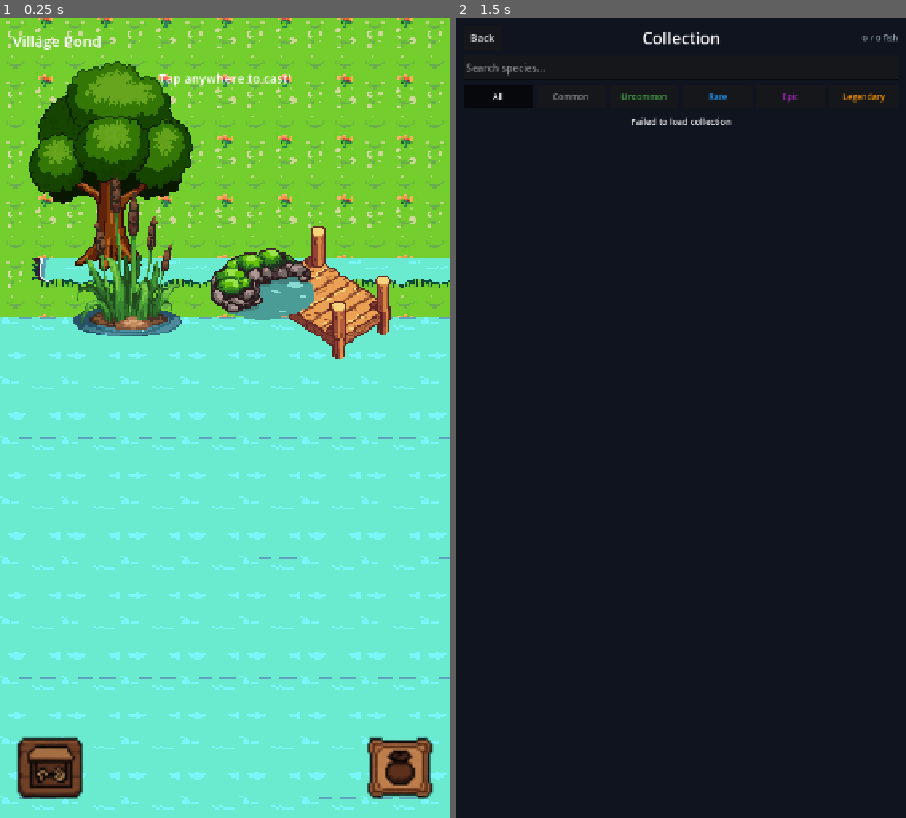
Above: before the commit, frames 1-2 (left to right).
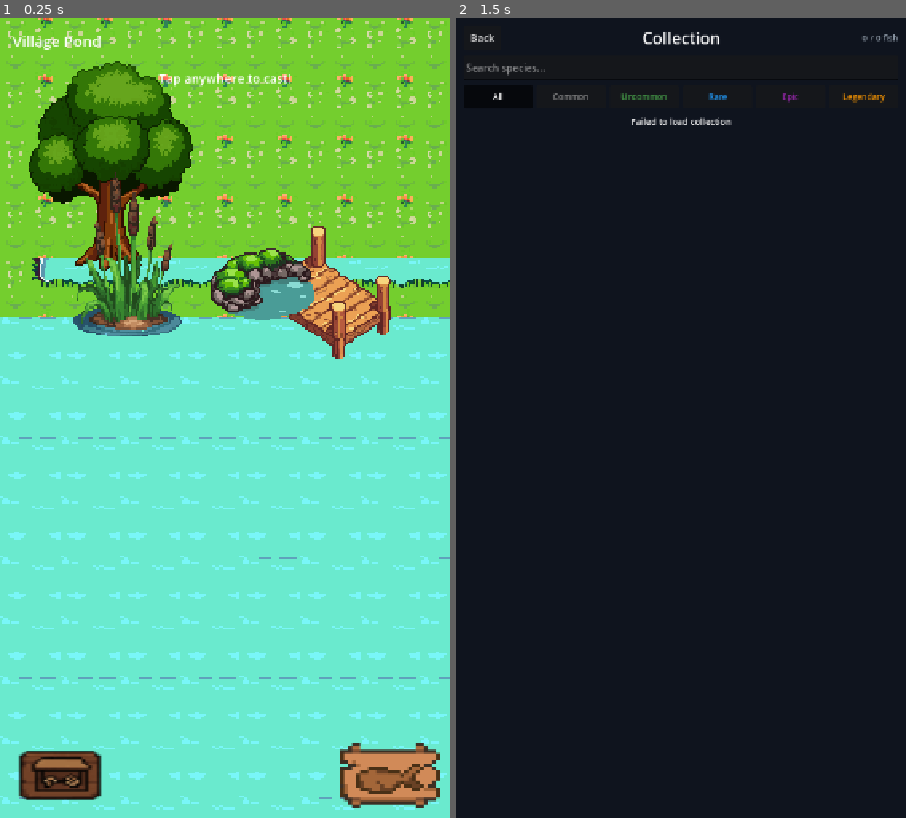
Above: after the commit, the same moments.

Repository: seekermarcel/tacklefish-mvp
Game: Godot game, scene res://scenes/fishing/fishing.tscn
Same seed, same stepped clock (60 frames per second), same inputs: the game is played once before the commit and once after it. This scene is started directly instead of the project's main scene.
Inputs (mouse positions are in pixels of both pictures, inside the frame that each line leads up to; where the layout moved, square brackets give the same spot in the first picture):
- Up to frame 1 (0.25 s): no input
- Up to frame 2 (1.5 s): click (514, 778) [505, 770] at 0.5 s; click (847, 778) [856, 770] at 1.25 s

The runs differ from the first frame. In frame 1, 2.8% of the frame differs, in the area x 3-98%, y 89-99%; in frame 2, nothing differs.

Commit message:
added custom buttons

Diff:
--- a/frontend/scenes/fishing/fishing.tscn
+++ b/frontend/scenes/fishing/fishing.tscn
@@ -81,7 +81,7 @@
 anchor_bottom = 1.0
 offset_left = 16.0
 offset_right = -16.0
-offset_bottom = -152.0
+offset_bottom = -130.0
 grow_horizontal = 2
 grow_vertical = 2
 mouse_filter = 2
@@ -160,9 +160,10 @@
 anchor_top = 1.0
 anchor_right = 1.0
 anchor_bottom = 1.0
-offset_top = -144.0
+offset_top = -120.0
 offset_left = 16.0
 offset_right = -16.0
+offset_bottom = -16.0
 grow_horizontal = 2
 grow_vertical = 0
 mouse_filter = 2
@@ -170,11 +171,11 @@
 [node name="MarketButton" type="TextureButton" parent="BottomBar"]
 unique_name_in_owner = true
 layout_mode = 2
-custom_minimum_size = Vector2(128, 128)
+custom_minimum_size = Vector2(160, 96)
 texture_normal = ExtResource("2")
 texture_filter = 0
 ignore_texture_size = true
-stretch_mode = 4
+stretch_mode = 0
 
 [node name="Spacer" type="Control" parent="BottomBar"]
 layout_mode = 2
@@ -184,8 +185,8 @@
 [node name="InventoryButton" type="TextureButton" parent="BottomBar"]
 unique_name_in_owner = true
 layout_mode = 2
-custom_minimum_size = Vector2(128, 128)
+custom_minimum_size = Vector2(160, 96)
 texture_normal = ExtResource("3")
 texture_filter = 0
 ignore_texture_size = true
-stretch_mode = 4
+stretch_mode = 0
--- a/frontend/scenes/main_menu/main_menu.tscn
+++ b/frontend/scenes/main_menu/main_menu.tscn
@@ -2,8 +2,9 @@
 
 [ext_resource type="Script" uid="uid://cfvw8tfk0mjxq" path="res://scripts/main_menu/main_menu.gd" id="1"]
 [ext_resource type="Texture2D" uid="uid://x0ct77j2lhbu" path="res://resources/sprites/environment/start_background.jpg" id="2"]
-[ext_resource type="Texture2D" uid="uid://d06dryuc6t0xb" path="res://resources/sprites/ui/button_wood.png" id="3"]
 [ext_resource type="FontFile" uid="uid://b1l34cherynj0" path="res://resources/fonts/pixel.ttf" id="4"]
+[ext_resource type="Texture2D" path="res://resources/sprites/ui/button_play.png" id="5"]
+[ext_resource type="Texture2D" path="res://resources/sprites/ui/button_exit.png" id="6"]
 
 [node name="MainMenu" type="Control" unique_id=1678322885]
 layout_mode = 3
@@ -57,100 +58,32 @@
 custom_minimum_size = Vector2(0, 50)
 layout_mode = 2
 
-[node name="StartButtonWrapper" type="Control" parent="CenterContainer" unique_id=1599495932]
-custom_minimum_size = Vector2(0, 300)
+[node name="StartButton" type="TextureButton" parent="CenterContainer" unique_id=1860562364]
+unique_name_in_owner = true
 layout_mode = 2
-
-[node name="StartButton" type="TextureButton" parent="CenterContainer/StartButtonWrapper" unique_id=1860562364]
-unique_name_in_owner = true
-layout_mode = 1
-anchors_preset = 8
-anchor_left = 0.5
-anchor_top = 0.5
-anchor_right = 0.5
-anchor_bottom = 0.5
-offset_left = -192.0
-offset_top = -135.0
-offset_right = 192.0
-offset_bottom = 135.0
-grow_horizontal = 2
-grow_vertical = 2
-texture_normal = ExtResource("3")
+custom_minimum_size = Vector2(260, 150)
+size_flags_horizontal = 4
+texture_normal = ExtResource("5")
+texture_filter = 0
 ignore_texture_size = true
 stretch_mode = 0
 
-[node name="StartLabel" type="Label" parent="CenterContainer/StartButtonWrapper" unique_id=829862588]
-layout_mode = 1
-anchors_preset = 8
-anchor_left = 0.5
-anchor_top = 0.5
-anchor_right = 0.5
-anchor_bottom = 0.5
-offset_left = -192.0
-offset_top = -150.0
-offset_right = 192.0
-offset_bottom = 120.0
-grow_horizontal = 2
-grow_vertical = 2
-theme_override_colors/font_color = Color(0.35, 0.2, 0.05, 1)
-theme_override_colors/font_outline_color = Color(0.2220889, 0.11983221, 0.020914495, 1)
-theme_override_constants/outline_size = 5
-theme_override_fonts/font = ExtResource("4")
-theme_override_font_sizes/font_size = 52
-text = "Fish"
-horizontal_alignment = 1
-vertical_alignment = 1
-
 [node name="Spacer2" type="Control" parent="CenterContainer" unique_id=1324321199]
-custom_minimum_size = Vector2(0, 15)
+custom_minimum_size = Vector2(0, 20)
 layout_mode = 2
 
-[node name="ExitButtonWrapper" type="Control" parent="CenterContainer" unique_id=474379732]
-custom_minimum_size = Vector2(0, 300)
+[node name="ExitButton" type="TextureButton" parent="CenterContainer" unique_id=1904442951]
+unique_name_in_owner = true
 layout_mode = 2
-
-[node name="ExitButton" type="TextureButton" parent="CenterContainer/ExitButtonWrapper" unique_id=1904442951]
-unique_name_in_owner = true
-layout_mode = 1
-anchors_preset = 8
-anchor_left = 0.5
-anchor_top = 0.5
-anchor_right = 0.5
-anchor_bottom = 0.5
-offset_left = -192.0
-offset_top = -135.0
-offset_right = 192.0
-offset_bottom = 135.0
-grow_horizontal = 2
-grow_vertical = 2
-texture_normal = ExtResource("3")
+custom_minimum_size = Vector2(260, 150)
+size_flags_horizontal = 4
+texture_normal = ExtResource("6")
+texture_filter = 0
 ignore_texture_size = true
 stretch_mode = 0
 
-[node name="ExitLabel" type="Label" parent="CenterContainer/ExitButtonWrapper" unique_id=789044212]
-layout_mode = 1
-anchors_preset = 8
-anchor_left = 0.5
-anchor_top = 0.5
-anchor_right = 0.5
-anchor_bottom = 0.5
-offset_left = -192.0
-offset_top = -150.0
-offset_right = 192.0
-offset_bottom = 120.0
-grow_horizontal = 2
-grow_vertical = 2
-theme_override_colors/font_color = Color(0.35, 0.2, 0.05, 1)
-theme_override_colors/font_outline_color = Color(0.2220889, 0.11983221, 0.020914495, 1)
-theme_override_constants/outline_size = 5
-theme_override_fonts/font = ExtResource("4")
-theme_override_font_sizes/font_size = 52
-text = "Exit"
-horizontal_alignment = 1
-vertical_alignment = 1
-
 [node name="Spacer3" type="Control" parent="CenterContainer" unique_id=1993236069]
-custom_minimum_size = Vector2(0, 40)
+custom_minimum_size = Vector2(0, 0)
 layout_mode = 2
 
 [node name="StatusLabel" type="Label" parent="CenterContainer" unique_id=1103862900]
Binary file added: frontend/resources/sprites/ui/button_exit.png
Not shown, added: frontend/resources/sprites/ui/button_exit.png.import
Binary file added: frontend/resources/sprites/ui/button_play.png
Not shown, changed: frontend/resources/sprites/ui/button_play.png.import
Binary file removed: frontend/resources/sprites/ui/button_wood.png
Binary file changed: frontend/resources/sprites/ui/icon_inventory_wood.png
Not shown, added: title_screen.png
